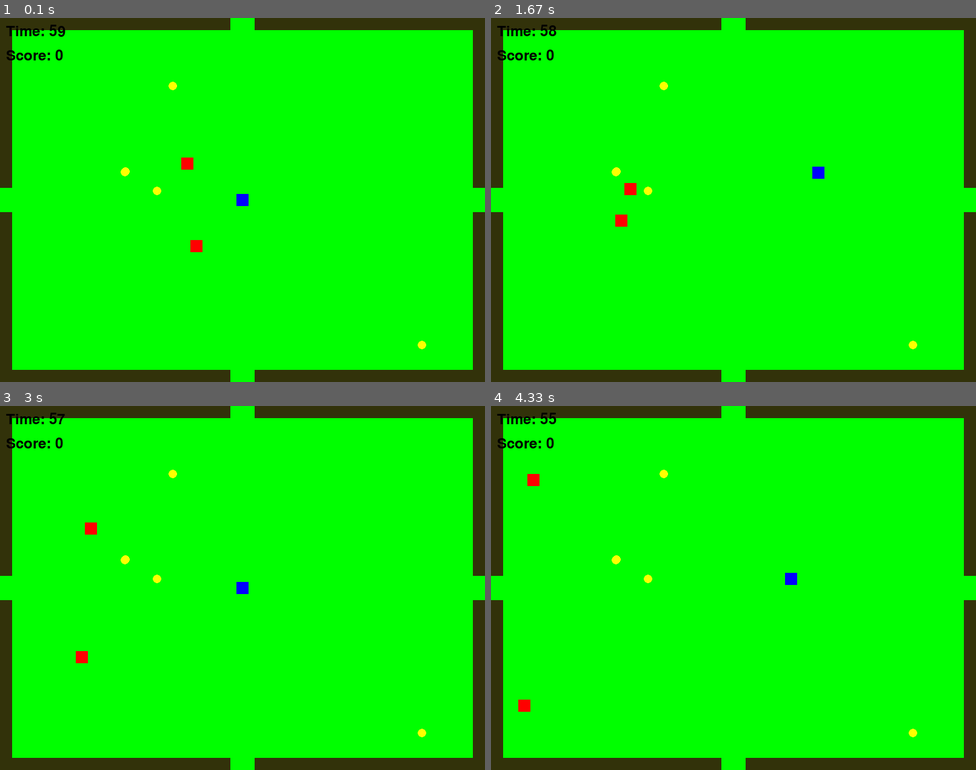
Above: before the commit, frames 1-4 (two rows, left to right).
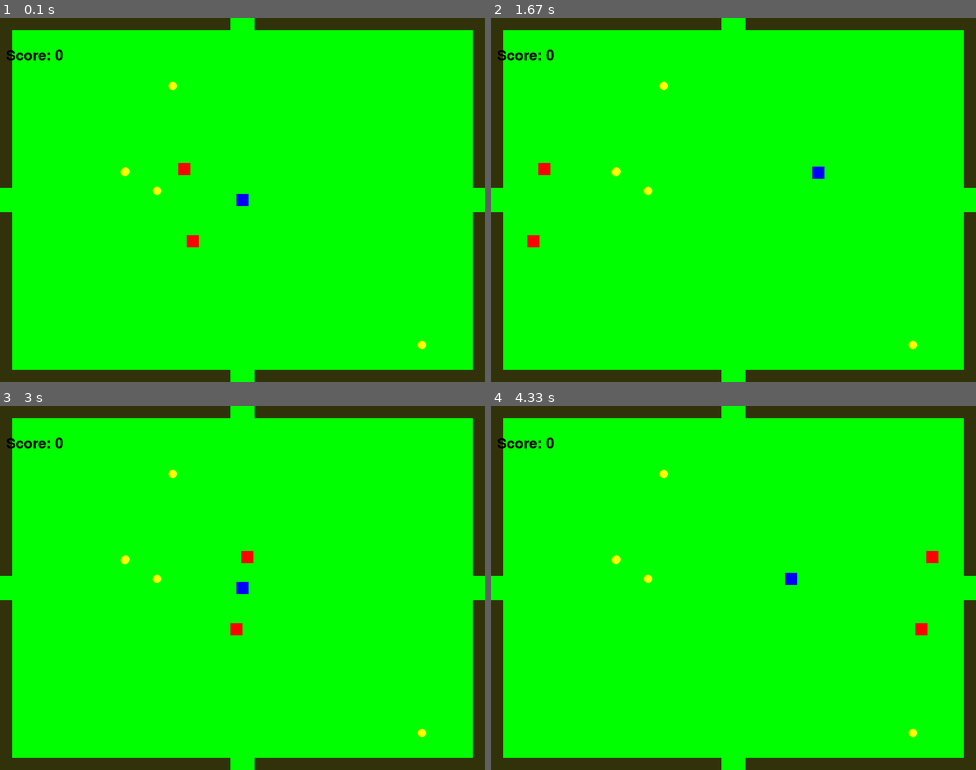
Above: after the commit, the same moments.

Repository: TrentChip38/MazeGame
Game: pygame game, started from pygameMaze7.py
Same seed, same stepped clock (60 frames per second), same inputs: the game is played once before the commit and once after it.
Inputs:
- Up to frame 1 (0.1 s): no input
- Up to frame 2 (1.67 s): hold Right 0.33-0.8 s; hold Up 0.83-1.13 s; hold Right 1.17-1.63 s
- Up to frame 3 (3 s): hold Left 1.67-2.2 s; hold Down 2.23-2.53 s; hold Left 2.57-2.97 s
- Up to frame 4 (4.33 s): hold Up 3-3.37 s; hold Right 3.4-4.03 s; hold Down from 4.07 s (still down)

The runs differ from the first frame. In frame 1, 0.4% of the frame differs, in the area x 1-42%, y 1-65%; in frame 2, 0.5%, in the area x 1-30%, y 1-63%; in frame 3, 0.5%; in frame 4, 0.5%.

Commit message:
Bad guys now move horizontal/vertical And bounce off the edge

Diff:
--- a/pygameMaze7.py
+++ b/pygameMaze7.py
@@ -25,6 +25,8 @@
 player_size = 20
 player_speed = 5
 
+enemy_speed = 8
+
 # Visibility settings
 vis_radius = 2
 vis_y_left = vis_radius - 1
@@ -45,10 +47,10 @@
 enemy_size = 20
 
 # Player starting positions
-start_positions = [[390, 290], [50, 50], [50, 50], [50, 50], [50, 50], [50, 50]]
+start_positions = [[390, 290], [390, 580], [50, 50], [50, 50], [50, 50], [50, 50]]
 
 # Levels and Walls
-levels_color = [GREEN, (120, 100, 140), GREY,GREY,GREY,GREY,GREY,]
+levels_color = [GREEN, (140, 100, 100), GREY,GREY,GREY,GREY,GREY,]
 
 # level_goals = {
 #     f"Goal {i+1}":{
@@ -147,10 +149,14 @@
     for _ in range(current_level + 2):
         while True:
             enemy = [
-                random.randint(50, WIDTH - 50),
-                random.randint(50, HEIGHT - 50),
+                #Position
+                random.randint(100, WIDTH - 100),
+                random.randint(100, HEIGHT - 100),
+                #Velocity vecctors for diagnol
                 random.choice([-2, 2]),
                 random.choice([-2, 2]),
+                #Direction vectors for hor/vert
+                random.randint(0, 3),
             ]
             enemy_rect = pygame.Rect(enemy[0], enemy[1], enemy_size, enemy_size)
             wall_rects = [pygame.Rect(wall) for wall in levels[current_level]]
@@ -204,9 +210,9 @@
 
     # Draw timer and score
     font = pygame.font.SysFont(None, 36)
-    timer_text = font.render(f"Time: {int(timer)}", True, BLACK)
+    #timer_text = font.render(f"Time: {int(timer)}", True, BLACK)
     score_text = font.render(f"Score: {score}", True, BLACK)
-    screen.blit(timer_text, (10, 10))
+    #screen.blit(timer_text, (10, 10))
     screen.blit(score_text, (10, 50))
 
 def update_explored():
@@ -232,10 +238,10 @@
             running = False
 
     # Timer
-    timer -= clock.get_time() / 1000
-    if timer <= 0:
-        print("Time's up! Game Over!")
-        running = False
+    # timer -= clock.get_time() / 1000
+    # if timer <= 0:
+    #     print("Time's up! Game Over!")
+    #     running = False
 
     # Player movement
     keys = pygame.key.get_pressed()
@@ -290,16 +296,39 @@
 
     # Move enemies
     for enemy in enemies:
-        enemy[0] += enemy[2]
-        enemy[1] += enemy[3]
+        #Move in direction
+        if enemy[4] == 0:#Up
+            enemy[1] -= enemy_speed
+        elif enemy[4] == 1:#Right
+            enemy[0] += enemy_speed
+        elif enemy[4] == 2:#Down
+            enemy[1] += enemy_speed
+        elif enemy[4] == 3:#Left
+            enemy[0] -= enemy_speed
+        #enemy[0] += enemy[2]
+        #enemy[1] += enemy[3]
         enemy_rect = pygame.Rect(enemy[0], enemy[1], enemy_size, enemy_size)
-        if enemy[0] <= 0 or enemy[0] >= WIDTH - enemy_size:
-            enemy[2] *= -1
-        if enemy[1] <= 0 or enemy[1] >= HEIGHT - enemy_size:
-            enemy[3] *= -1
+        if enemy[0] <= 0:
+            enemy[4] = 1
+        if enemy[0] >= WIDTH - enemy_size:
+            enemy[4] = 3
+        if enemy[1] <= 0:
+            enemy[4] = 2
+        if enemy[1] >= HEIGHT - enemy_size:
+            enemy[4] = 0
         if new_rect.colliderect(enemy_rect):
             print("Game Over! Enemy collision.")
             running = False
+        # wall_rects = [pygame.Rect(wall) for wall in levels[current_level]]
+        # if any(new_rect.colliderect(wall_rect) for wall_rect in wall_rects):
+        #     if enemy[4] == 0:
+        #         enemy[1] += enemy_speed
+        #     elif enemy[4] == 1:
+        #         enemy[0] += enemy_speed
+        #     elif enemy[4] == 2:
+        #         enemy[1] -= enemy_speed
+        #     elif enemy[4] == 3:
+        #         enemy[0] -= enemy_speed
 
     # Draw game
     draw_game()
